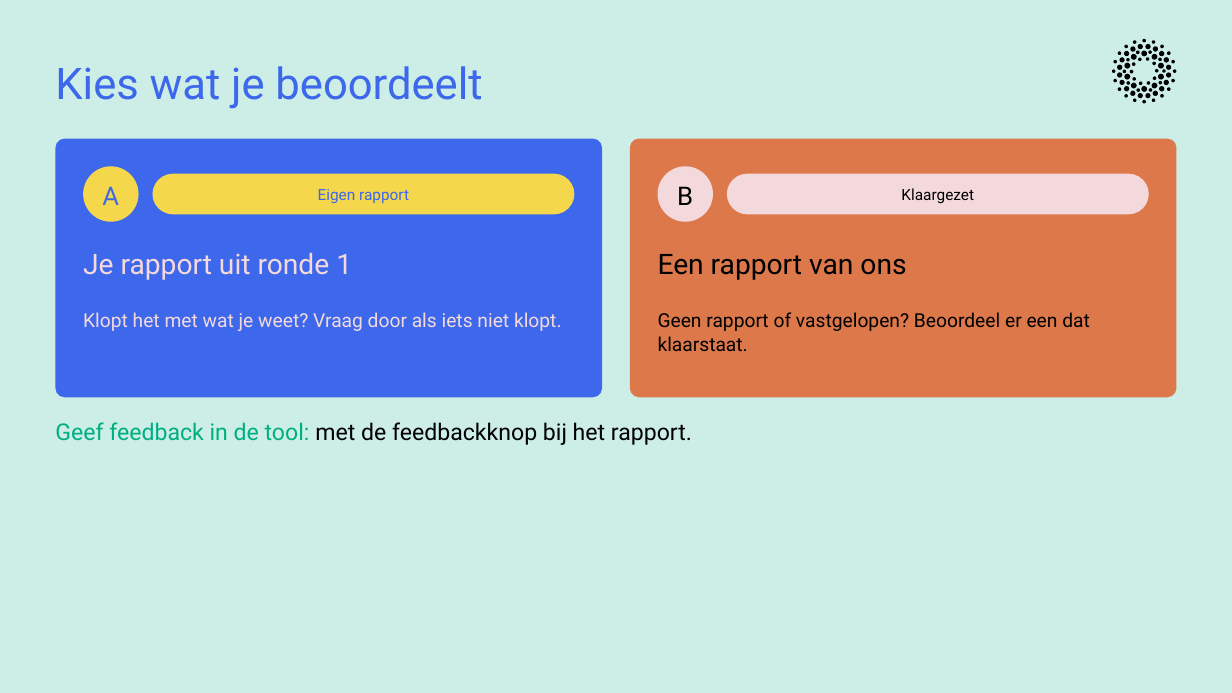
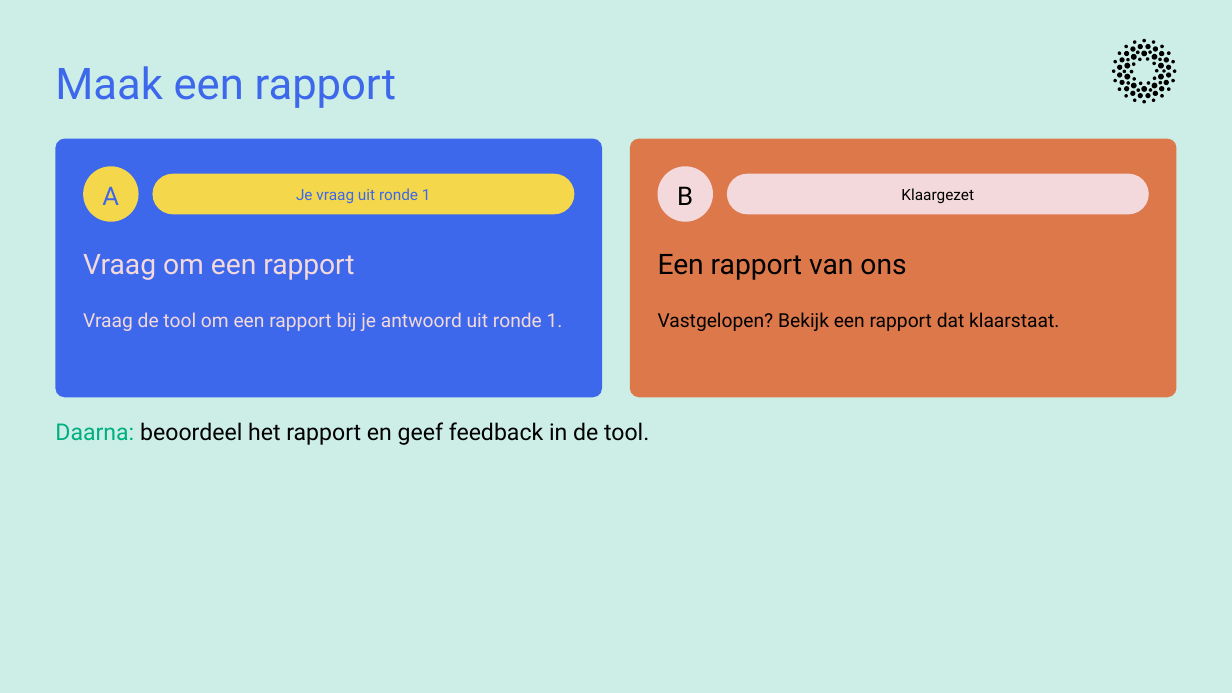
Before and after one commit to cedanl/clidev-presentaties, a slide deck: slide 17 of exports/261029_dair_onderwijsdata/261029_dair_onderwijsdata.pptx. Drawn at 1232x693 pixels with LibreOffice and Linux fonts; fonts in the diff are those of the drawing. Boxes give left, top, right and bottom in pixels: in the first picture for what was removed or moved away, otherwise in the second. Text is boxed around its words. In the diff, an @@ line names an element or a change of style, - is before the commit and + after.

```diff
--- a/exports/261029_dair_onderwijsdata/261029_dair_onderwijsdata.pptx
+++ b/exports/261029_dair_onderwijsdata/261029_dair_onderwijsdata.pptx
@@ text at (55, 66, 396, 108): text changed @@
-Kies wat je beoordeelt
+Maak een rapport
@@ text at (296, 188, 431, 203): text changed @@
-Eigen rapport
+Je vraag uit ronde 1
@@ text at (83, 254, 354, 280): text changed @@
-Je rapport uit ronde 1
+Vraag om een rapport
@@ text at (83, 312, 563, 331): text changed @@
-Klopt het met wat je weet? Vraag door als iets niet klopt.
+Vraag de tool om een rapport bij je antwoord uit ronde 1.
@@ text at (658, 312, 1059, 331): text changed @@
-Geen rapport of vastgelopen? Beoordeel er een dat klaarstaat.
+Vastgelopen? Bekijk een rapport dat klaarstaat.
@@ text at (55, 422, 649, 445): text changed @@
-Geef feedback in de tool: met de feedbackknop bij het rapport.
+Daarna: beoordeel het rapport en geef feedback in de tool.
```
Also in this commit, not shown: 15 other slides changed, 4 slides added, 4 slides removed, 2 other files.
